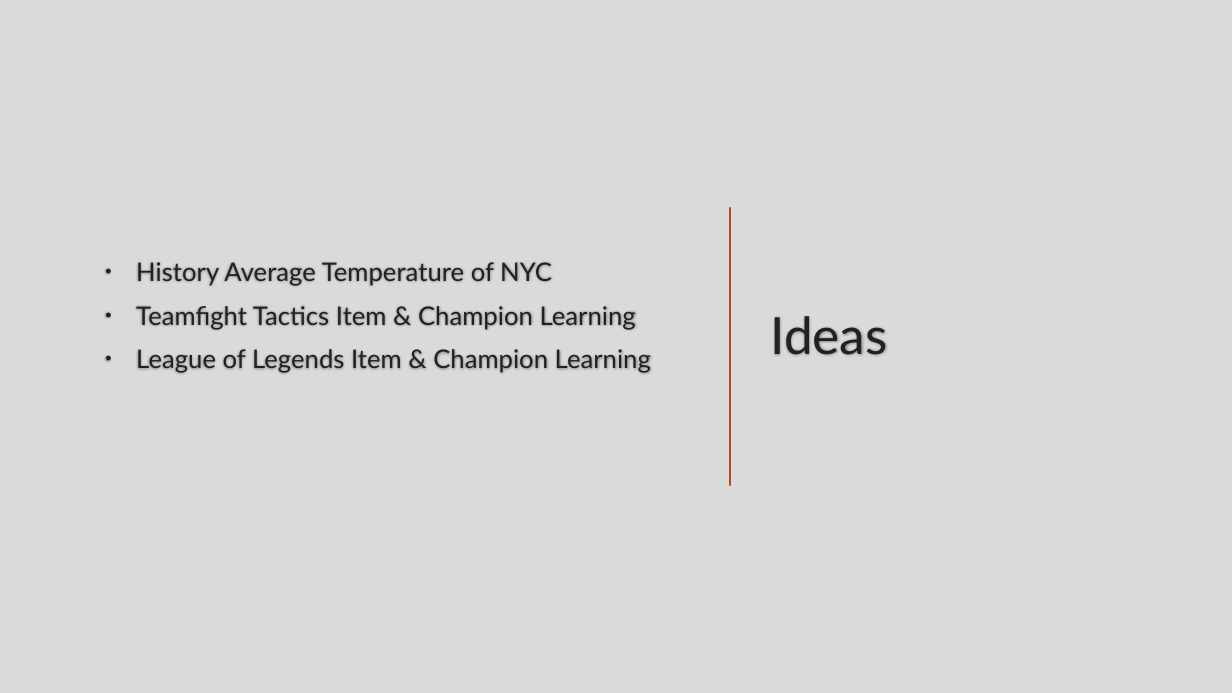
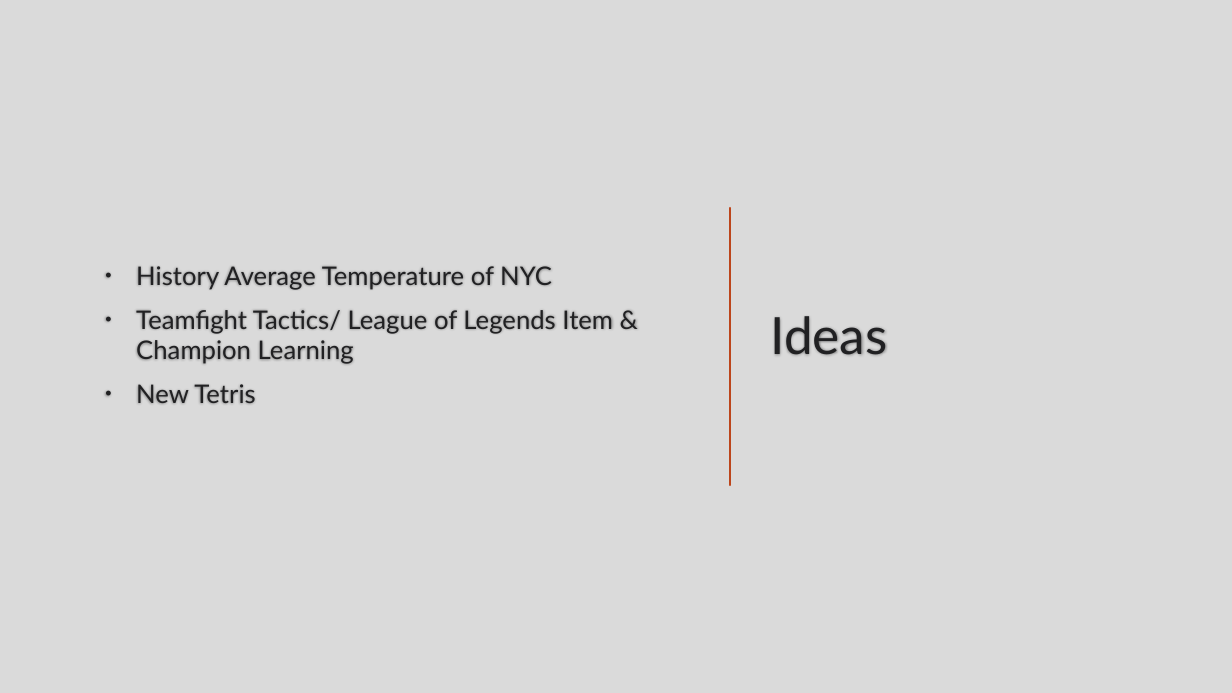
Before and after one commit to doveliyuchen/Final-Project, a slide deck: slide 2 of idea.pptx. Drawn at 1232x693 pixels with LibreOffice and Linux fonts; fonts in the diff are those of the drawing; background and template pictures are left out. Boxes give left, top, right and bottom in pixels: in the first picture for what was removed or moved away, otherwise in the second. Text is boxed around its words. In the diff, an @@ line names an element or a change of style, - is before the commit and + after.

```diff
--- a/idea.pptx
+++ b/idea.pptx
@@ text at box(136, 310, 613, 404): text changed @@
-• Teamfight Tactics Item & Champion Learning
-• League of Legends Item & Champion Learning
+• Teamfight Tactics/ League of Legends Item & Champion Learning
+• New Tetris
```
Also in this commit, not shown: 3 other slides changed, 1 slide added, 2 slides removed.
